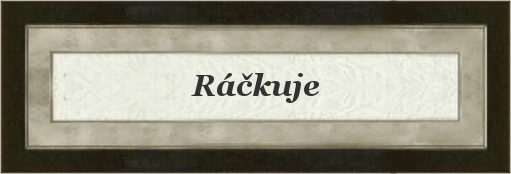
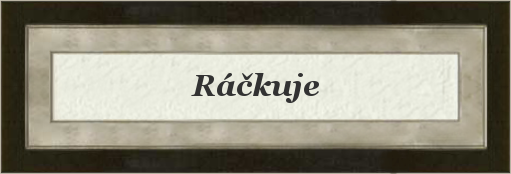
Two versions of the same layered image (511x174). Layer-by-layer changes:
painted on "Card" over [left=30, top=33, right=488, bottom=141]
